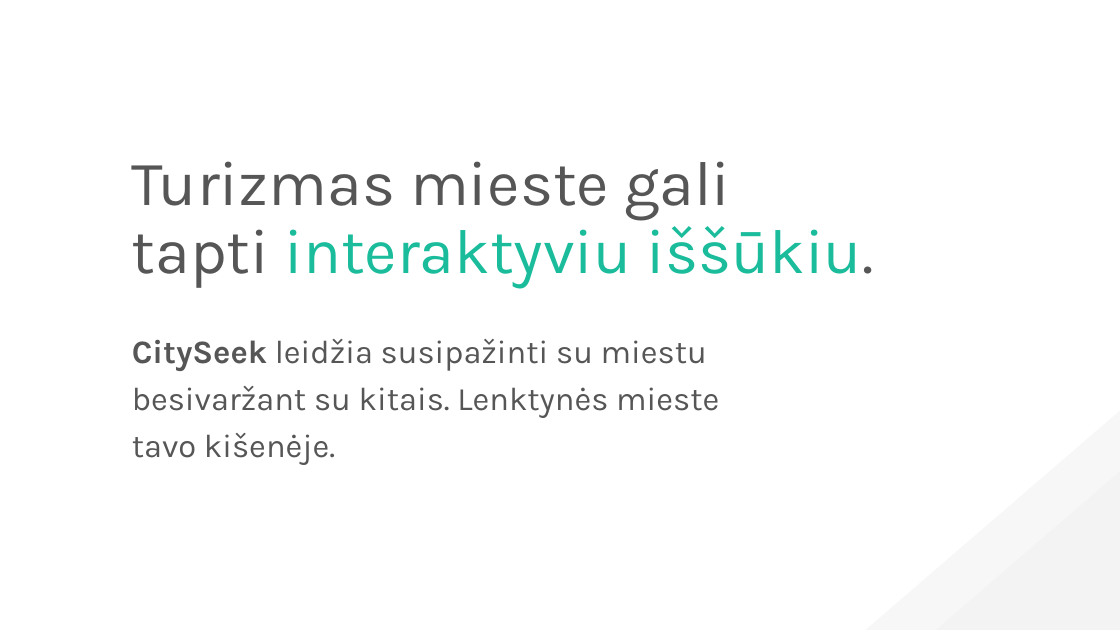
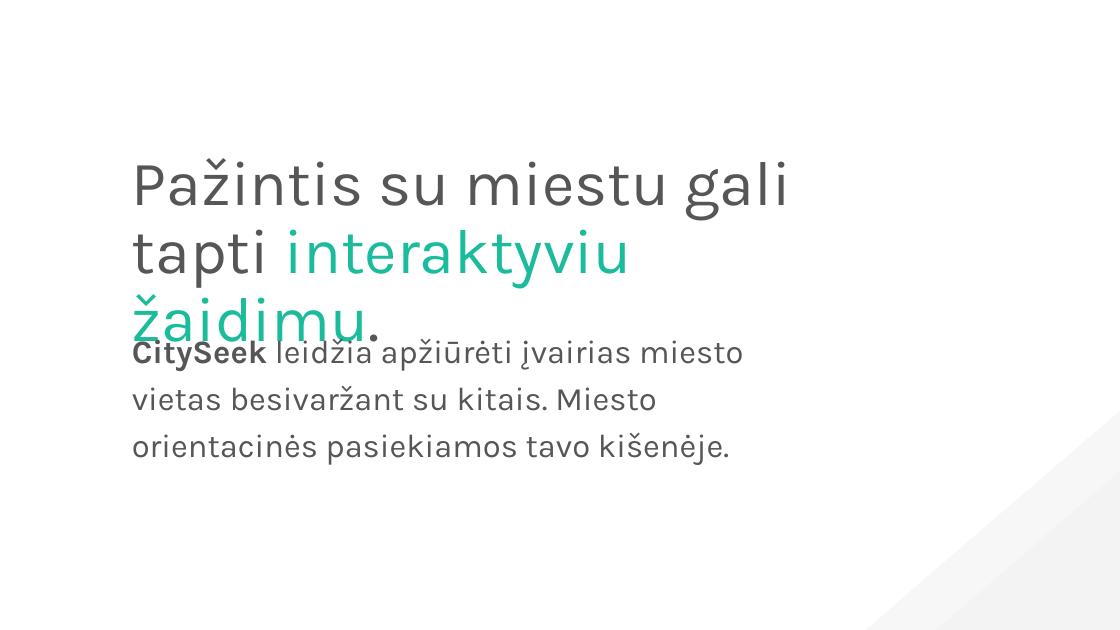
Before and after one commit to superhp/hack4vilnius2019, a slide deck: slide 3 of Hack4Vilnius2019.pptx. Drawn at 1120x630 pixels with LibreOffice and Linux fonts; fonts in the diff are those of the drawing. Boxes give left, top, right and bottom in pixels: in the first picture for what was removed or moved away, otherwise in the second. Text is boxed around its words. In the diff, an @@ line names an element or a change of style, - is before the commit and + after.

Commit message:
update slides

```diff
--- a/Hack4Vilnius2019.pptx
+++ b/Hack4Vilnius2019.pptx
@@ text at [132, 158, 791, 356]: text changed @@
-Turizmas mieste gali tapti interaktyviu iššūkiu.
+Pažintis su miestu gali tapti interaktyviu žaidimu.
@@ text at [132, 334, 743, 465]: text changed @@
-CitySeek leidžia susipažinti su miestu besivaržant su kitais. Lenktynės mieste tavo kišenėje.
+CitySeek leidžia apžiūrėti įvairias miesto vietas besivaržant su kitais. Miesto orientacinės pasiekiamos tavo kišenėje.
```
Also in this commit, not shown: 3 other slides changed, 2 slides added, 27 slides removed.
